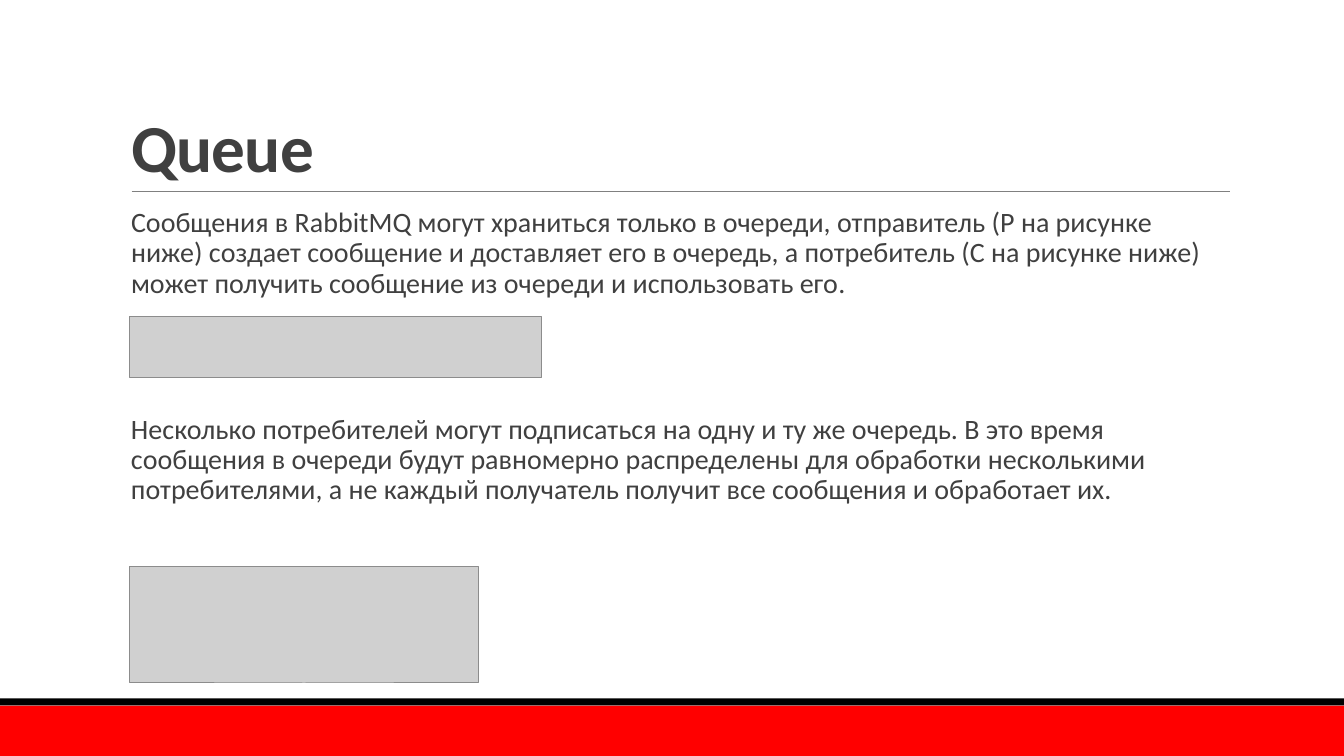
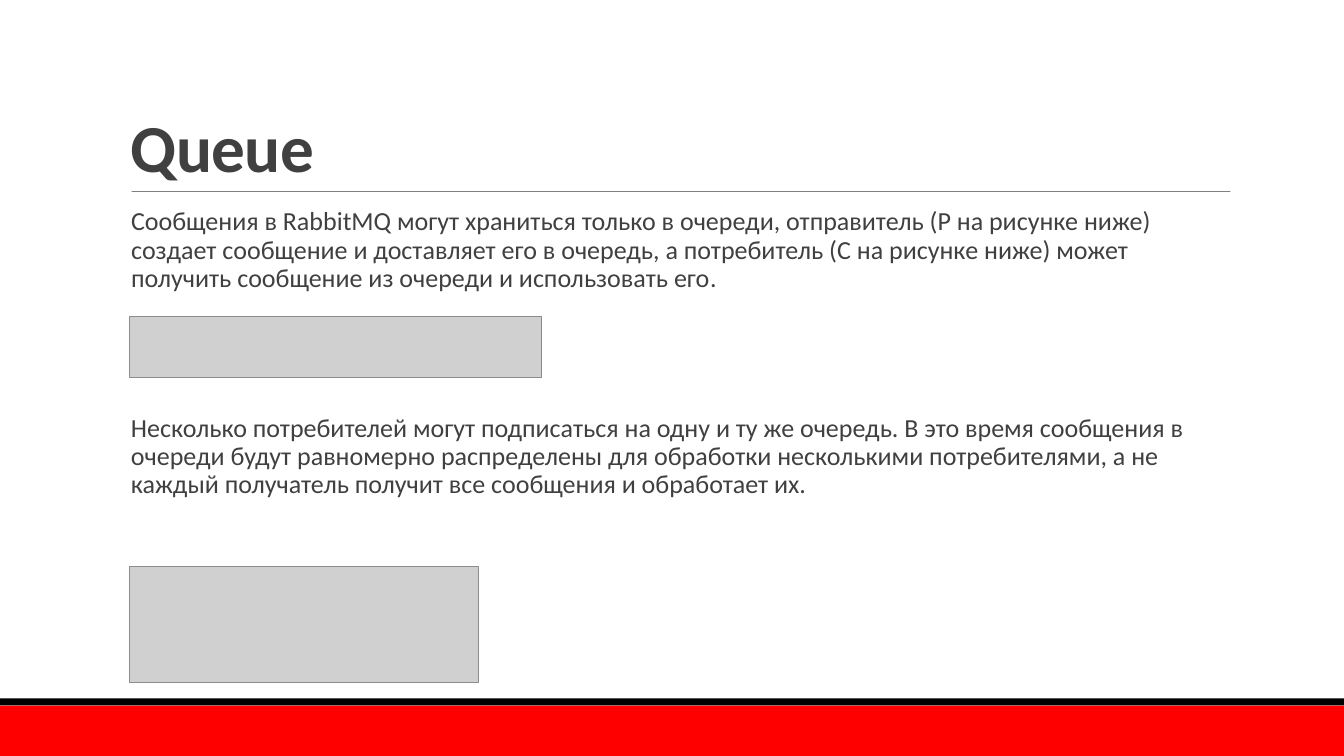
Before and after one commit to TurCons/DisconfRabbitMq, a slide deck: slide 9 of presentation/RabbitMQ.pptx (slide 8 before the commit). Drawn at 1344x756 pixels with LibreOffice and Linux fonts; fonts in the diff are those of the drawing; grey boxes stand for pictures; background and template pictures are left out. Boxes give left, top, right and bottom in pixels: in the first picture for what was removed or moved away, otherwise in the second. Text is boxed around its words. In the diff, an @@ line names an element or a change of style, - is before the commit and + after.

```diff
--- a/presentation/RabbitMQ.pptx
+++ b/presentation/RabbitMQ.pptx
@@ text "Сообщения в RabbitMQ могут храниться ..." at box(131, 211, 1150, 292): size 20 to 18.6 pt @@
@@ text "Несколько потребителей могут подписаться на ..." at box(131, 419, 1183, 498): size 20 to 18.6 pt @@
```
Also in this commit, not shown: 8 other slides changed, 1 slide added, 6 other files.
